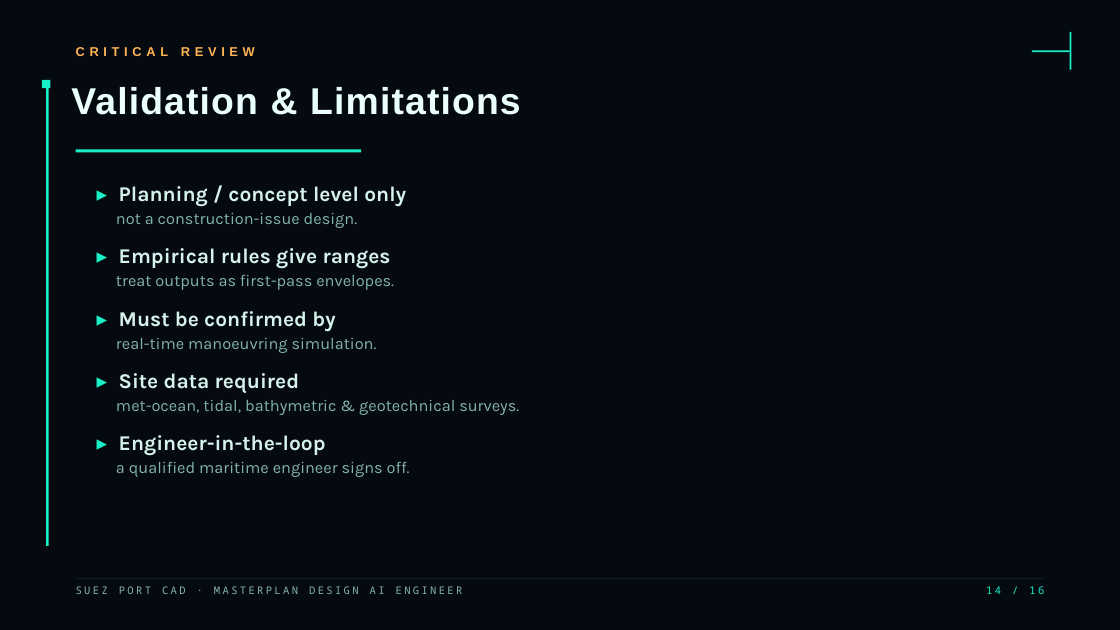
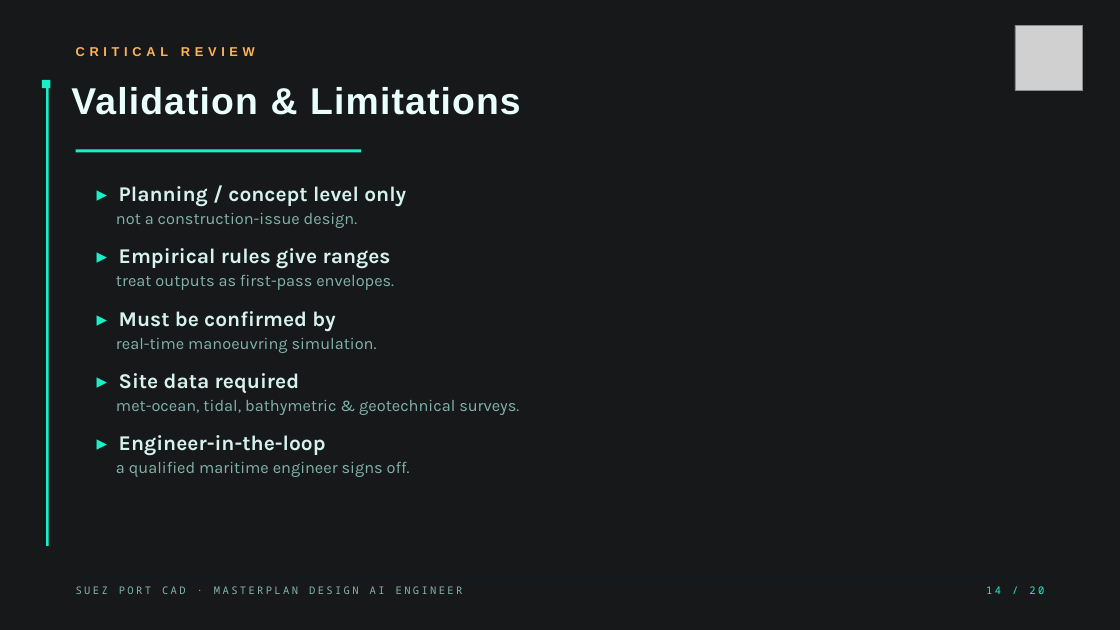
Before and after one commit to MohammedAbdelshafy/suez-cad-generator, a slide deck: slide 14 of presentation/SUEZ_Port_CAD_Graduation.pptx. Drawn at 1120x630 pixels with LibreOffice and Linux fonts; fonts in the diff are those of the drawing; grey boxes stand for pictures; background and template pictures are left out; a plain dark background stands for a picture behind light text. Boxes give left, top, right and bottom in pixels: in the first picture for what was removed or moved away, otherwise in the second. Text is boxed around its words. In the diff, an @@ line names an element or a change of style, - is before the commit and + after.

```diff
--- a/presentation/SUEZ_Port_CAD_Graduation.pptx
+++ b/presentation/SUEZ_Port_CAD_Graduation.pptx
@@ background #FFFFFF to picture (left out) @@
@@ rectangle at (0,0,1120,630): fill #050910 to #03060B at 50% opacity @@
@@ picture added at (1015,25,1083,91) @@
@@ rectangle removed at (1032,50,1070,52) @@
@@ rectangle removed at (1070,32,1071,70) @@
@@ text at (986,586,1044,594): text changed @@
-14 / 16
+14 / 20
```
Also in this commit, not shown: 15 other slides changed, 4 slides added, 29 other files.
